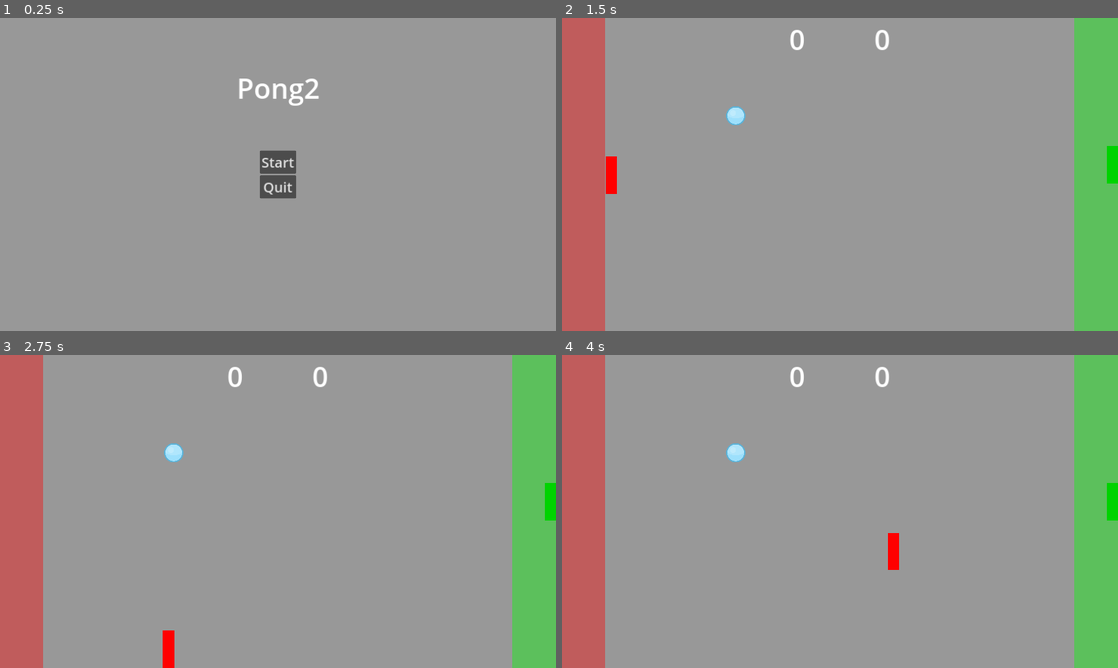
Above: before the commit, frames 1-4 (two rows, left to right).
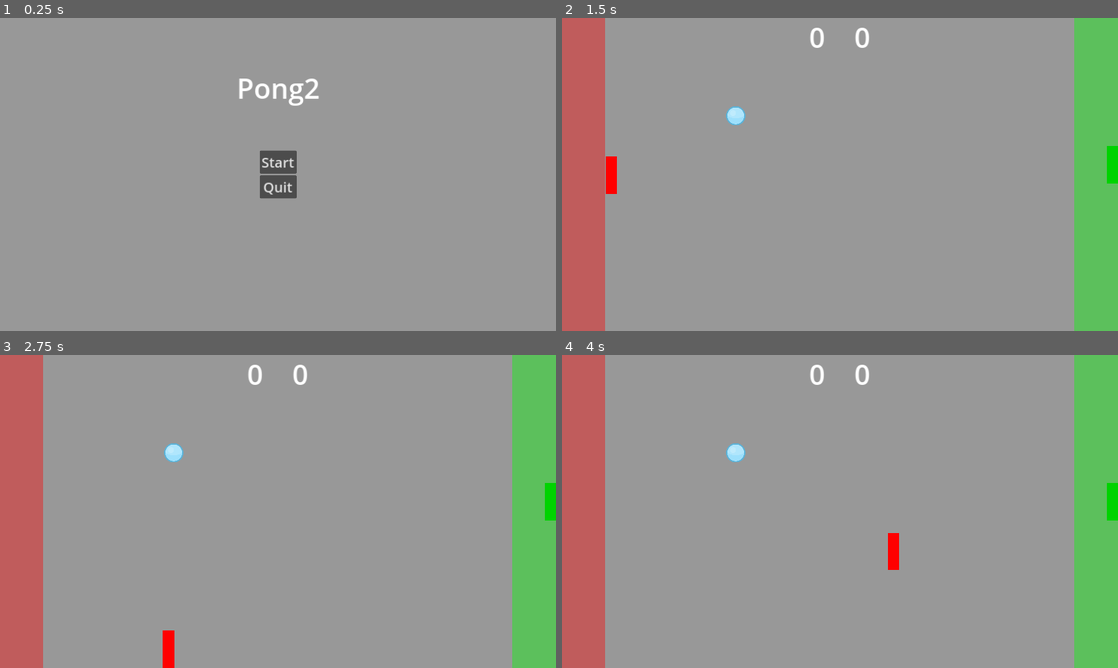
Above: after the commit, the same moments.

Repository: vidarasberg/pong2
Game: Godot game, scene res://ui.tscn
Two runs of this game, one before a commit and one after it. Both use one fixed random seed, a clock stepped at 60 frames per second and the inputs below.
Inputs:
- Up to frame 1 (0.25 s): no input
- Up to frame 2 (1.5 s): click "Start" at 0.5 s; tap Enter at 1.25 s; hold D (right) from 1.28 s (still down)
- Up to frame 3 (2.75 s): release D (right) at 2.03 s; hold S (down) from 2.03 s (still down)
- Up to frame 4 (4 s): release S (down) at 2.78 s; hold D (right) 2.78-3.53 s; hold W (up) from 3.53 s (still down)

The runs differ from the first frame. In frame 1, less than 0.1% of the frame differs, in the area x 53-54%, y 42-58%; in frame 2, 0.4%, in the area x 41-59%, y 3-11%; in frame 3, 0.4%; in frame 4, 0.4%.

Commit message:
adds win condition and restart button

Diff:
--- a/game.gd
+++ b/game.gd
@@ -2,6 +2,7 @@
 
 var player1score = 0
 var player2score = 0
+var winScore = 3
 
 @export var ball_scene: PackedScene
 @onready var viewportSize = get_viewport().size
@@ -13,14 +14,24 @@
 func spawn_ball():
 	var ball = ball_scene.instantiate()
 	ball.position = Vector2(viewportSize.x / 2, viewportSize.y / 2)
-	add_child(ball)
+	call_deferred("add_child", ball)
 
 func _on_goal_goal():
-	player1score += 1
-	$HUD.update_player2_score(player1score)
-	spawn_ball()
+	player2score += 1
+
+	$HUD.update_player2_score(player2score)
+
+	if player2score == winScore :
+		$HUD.show_winner("Green wins")
+	else :
+		spawn_ball()
 
 func _on_goal_2_goal():
-	player2score += 1
-	$HUD.update_player1_score(player2score)
-	spawn_ball()
+	player1score += 1
+
+	$HUD.update_player1_score(player1score)
+
+	if player1score == winScore :
+		$HUD.show_winner("Red wins")
+	else :
+		spawn_ball()
--- a/hud.gd
+++ b/hud.gd
@@ -1,7 +1,17 @@
 extends CanvasLayer
 
+func _ready():
+	$RestartButton.hide()
+
 func update_player1_score(score):
-	$Control/ScorePlayer1.text = "%s" % score
+	$Hbox/ScorePlayer1.text = "%s" % score
 
 func update_player2_score(score):
-	$Control/ScorePlayer2.text = "%s" % score
+	$Hbox/ScorePlayer2.text = "%s" % score
+
+func show_winner(text: String):
+	$WinMessage.text = text
+	$RestartButton.show()
+
+func _on_restart_button_pressed():
+	get_tree().change_scene_to_file("res://game.tscn")
--- a/hud.tscn
+++ b/hud.tscn
@@ -1,51 +1,56 @@
-[gd_scene load_steps=2 format=3 uid="uid://cjwfunwew1r4q"]
+[gd_scene load_steps=4 format=3 uid="uid://cjwfunwew1r4q"]
 
 [ext_resource type="Script" path="res://hud.gd" id="1_e6iku"]
+
+[sub_resource type="InputEventAction" id="InputEventAction_grpxn"]
+action = &"start"
+
+[sub_resource type="Shortcut" id="Shortcut_ngpaw"]
+events = [SubResource("InputEventAction_grpxn")]
 
 [node name="HUD" type="CanvasLayer"]
 script = ExtResource("1_e6iku")
 
-[node name="Control" type="Control" parent="."]
-layout_mode = 3
-anchors_preset = 5
-anchor_left = 0.5
-anchor_right = 0.5
-offset_left = -138.0
-offset_right = 138.0
-offset_bottom = 98.0
+[node name="Hbox" type="HBoxContainer" parent="."]
+anchors_preset = 10
+anchor_right = 1.0
+offset_bottom = 88.0
 grow_horizontal = 2
 size_flags_horizontal = 4
-size_flags_vertical = 0
+alignment = 1
 
-[node name="ScorePlayer1" type="Label" parent="Control"]
-layout_mode = 1
-anchors_preset = 4
-anchor_top = 0.5
-anchor_bottom = 0.5
-offset_top = -11.5
-offset_right = 80.0
-offset_bottom = 11.5
-grow_vertical = 2
+[node name="ScorePlayer1" type="Label" parent="Hbox"]
+custom_minimum_size = Vector2(100, 0)
+layout_mode = 2
 size_flags_horizontal = 0
 theme_override_font_sizes/font_size = 64
 text = "0"
 horizontal_alignment = 1
-vertical_alignment = 1
 
-[node name="ScorePlayer2" type="Label" parent="Control"]
-layout_mode = 1
-anchors_preset = 6
-anchor_left = 1.0
-anchor_top = 0.5
-anchor_right = 1.0
-anchor_bottom = 0.5
-offset_left = -80.0
-offset_top = -11.5
-offset_bottom = 11.5
-grow_horizontal = 0
-grow_vertical = 2
+[node name="ScorePlayer2" type="Label" parent="Hbox"]
+custom_minimum_size = Vector2(100, 0)
+layout_mode = 2
 size_flags_horizontal = 8
 theme_override_font_sizes/font_size = 64
 text = "0"
 horizontal_alignment = 1
-vertical_alignment = 1
+
+[node name="WinMessage" type="Label" parent="."]
+offset_left = 607.5
+offset_top = 255.0
+offset_right = 672.5
+offset_bottom = 430.0
+grow_horizontal = 2
+grow_vertical = 2
+theme_override_font_sizes/font_size = 128
+
+[node name="RestartButton" type="Button" parent="."]
+offset_left = 607.5
+offset_top = 434.0
+offset_right = 672.5
+offset_bottom = 465.0
+theme_override_font_sizes/font_size = 32
+shortcut = SubResource("Shortcut_ngpaw")
+text = "Restart"
+
+[connection signal="pressed" from="RestartButton" to="." method="_on_restart_button_pressed"]
--- a/project.godot
+++ b/project.godot
@@ -91,6 +91,12 @@
 "events": [Object(InputEventJoypadMotion,"resource_local_to_scene":false,"resource_name":"","device":1,"axis":0,"axis_value":-1.0,"script":null)
 ]
 }
+start={
+"deadzone": 0.5,
+"events": [Object(InputEventKey,"resource_local_to_scene":false,"resource_name":"","device":-1,"window_id":0,"alt_pressed":false,"shift_pressed":false,"ctrl_pressed":false,"meta_pressed":false,"pressed":false,"keycode":0,"physical_keycode":4194309,"key_label":0,"unicode":0,"echo":false,"script":null)
+, Object(InputEventJoypadButton,"resource_local_to_scene":false,"resource_name":"","device":-1,"button_index":0,"pressure":0.0,"pressed":true,"script":null)
+]
+}
 
 [rendering]
 
--- a/ui.tscn
+++ b/ui.tscn
@@ -15,42 +15,76 @@
 theme = SubResource("Theme_aqhqb")
 script = ExtResource("1_ld3ow")
 
-[node name="Label" type="Label" parent="."]
+[node name="MainMenu" type="Control" parent="."]
+anchors_preset = 0
+offset_right = 40.0
+offset_bottom = 40.0
+
+[node name="Label" type="Label" parent="MainMenu"]
 layout_mode = 1
 anchors_preset = 5
 anchor_left = 0.5
 anchor_right = 0.5
-offset_left = -95.0
+offset_left = 525.0
 offset_top = 117.0
-offset_right = 97.0
+offset_right = 717.0
 offset_bottom = 205.0
 grow_horizontal = 2
 size_flags_vertical = 0
 theme_override_font_sizes/font_size = 64
 text = "Pong2"
 
-[node name="VBoxContainer" type="VBoxContainer" parent="."]
+[node name="VBoxContainer" type="VBoxContainer" parent="MainMenu"]
 layout_mode = 1
 anchors_preset = 8
 anchor_left = 0.5
 anchor_top = 0.5
 anchor_right = 0.5
 anchor_bottom = 0.5
-offset_left = -23.0
-offset_top = -33.0
-offset_right = 23.0
-offset_bottom = 33.0
+offset_left = 577.5
+offset_top = 285.0
+offset_right = 662.5
+offset_bottom = 395.0
 grow_horizontal = 2
 grow_vertical = 2
 
-[node name="StartButton" type="Button" parent="VBoxContainer"]
+[node name="StartButton" type="Button" parent="MainMenu/VBoxContainer"]
 layout_mode = 2
 text = "Start
 "
 
-[node name="QuitButton" type="Button" parent="VBoxContainer"]
+[node name="QuitButton" type="Button" parent="MainMenu/VBoxContainer"]
 layout_mode = 2
 text = "Quit"
 
-[connection signal="pressed" from="VBoxContainer/StartButton" to="." method="_on_button_pressed"]
-[connection signal="pressed" from="VBoxContainer/QuitButton" to="." method="_on_quit_button_pressed"]
+[node name="RestartMenu" type="Control" parent="."]
+layout_mode = 1
+anchors_preset = 8
+anchor_left = 0.5
+anchor_top = 0.5
+anchor_right = 0.5
+anchor_bottom = 0.5
+offset_left = -20.0
+offset_top = -20.0
+offset_right = 20.0
+offset_bottom = 20.0
+grow_horizontal = 2
+grow_vertical = 2
+
+[node name="WinMessage" type="Label" parent="RestartMenu"]
+layout_mode = 1
+anchors_preset = 8
+anchor_left = 0.5
+anchor_top = 0.5
+anchor_right = 0.5
+anchor_bottom = 0.5
+offset_left = -20.0
+offset_top = -87.5
+offset_right = 20.0
+offset_bottom = 87.5
+grow_horizontal = 2
+grow_vertical = 2
+theme_override_font_sizes/font_size = 128
+
+[connection signal="pressed" from="MainMenu/VBoxContainer/StartButton" to="." method="_on_button_pressed"]
+[connection signal="pressed" from="MainMenu/VBoxContainer/QuitButton" to="." method="_on_quit_button_pressed"]
